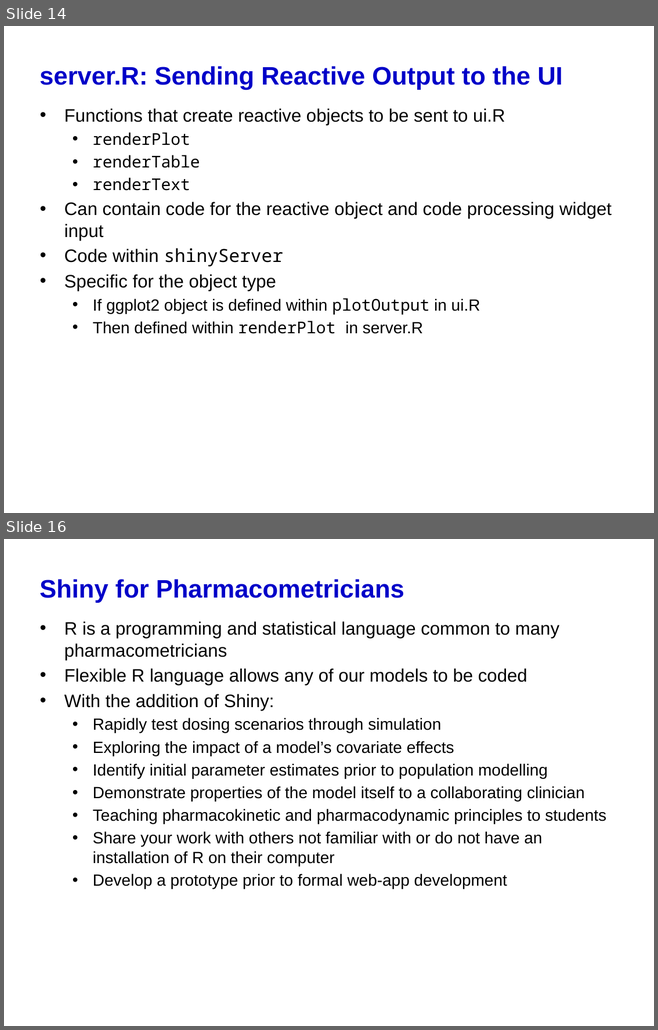
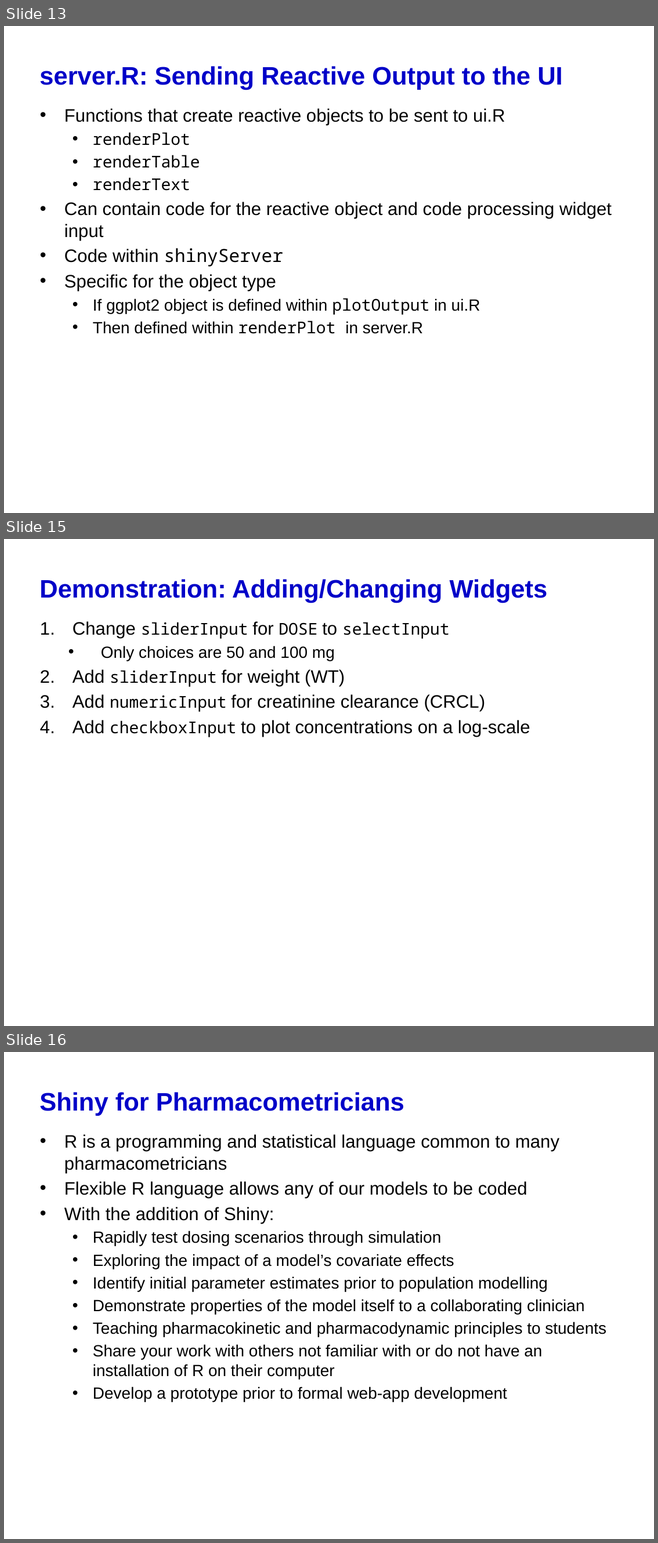
Before and after one commit to jhhughes256/shiny-paganz, a slide deck: man_slides_theory.pptx. Shown one above the other, each under a label of ours: slides 14 and 16 before the commit, slides 13, 15 and 16 after it; the slides between them are not shown. The pictures are 658x1030 and 658x1543 pixels, drawn with LibreOffice and Linux fonts; fonts in the diff are those of the drawing; background and template pictures are left out. Boxes give left, top, right and bottom in pixels: in the first picture for what was removed or moved away, otherwise in the second. Text is boxed around its words. In the diff, an @@ line names an element or a change of style, - is before the commit and + after.

```diff
--- a/man_slides_theory.pptx
+++ b/man_slides_theory.pptx
@@ slide 15 added at <box>4,539,654,1026</box>, background #FFFFFF @@
@@ text added at <box>39,579,547,603</box>, 28 pt, text #0000C8, bold @@
+Demonstration: Adding/Changing Widgets
@@ text added at <box>72,621,530,737</box>, 20 pt, text #000000 @@
+1. Change sliderInput for DOSE to selectInput
+  • Only choices are 50 and 100 mg
+2. Add sliderInput for weight (WT)
+3. Add numericInput for creatinine clearance (CRCL)
+4. Add checkboxInput to plot concentrations on a log-scale
@@ page number added at <box>610,987,647,1013</box>, 18 pt, text #FFFFFF @@
+15
@@ what was slide 14 is now slide 13 @@
```
Also in this commit, not shown: 6 slides changed, 1 other slide added, 2 slides removed, 3 other files.
